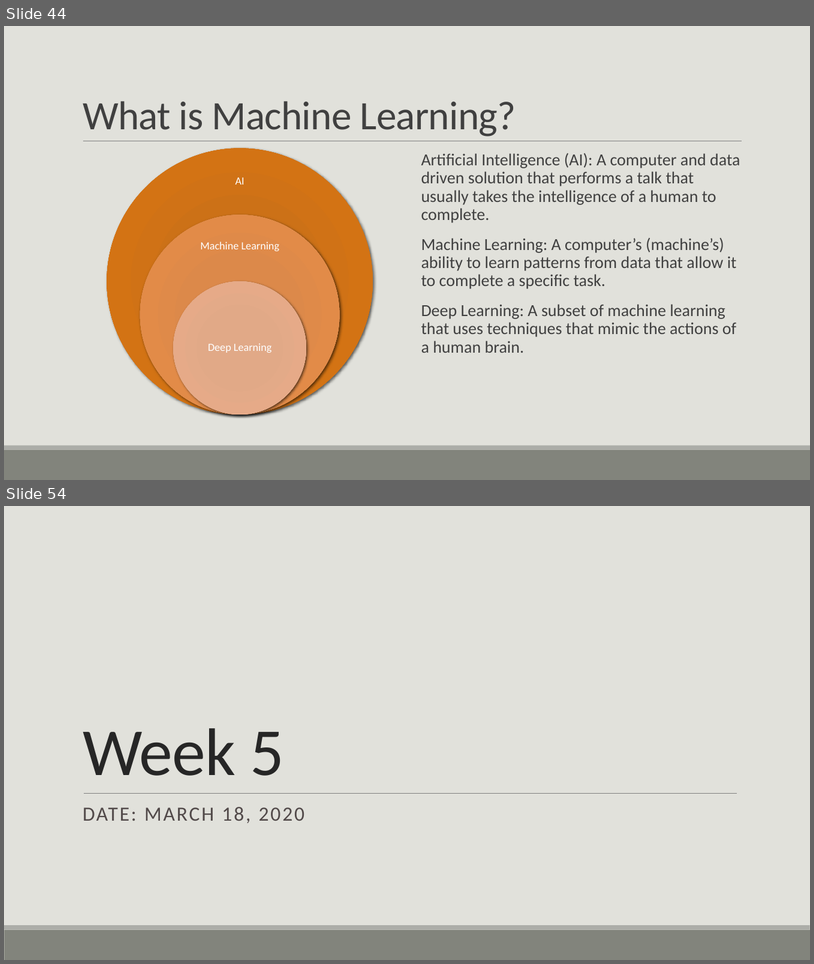
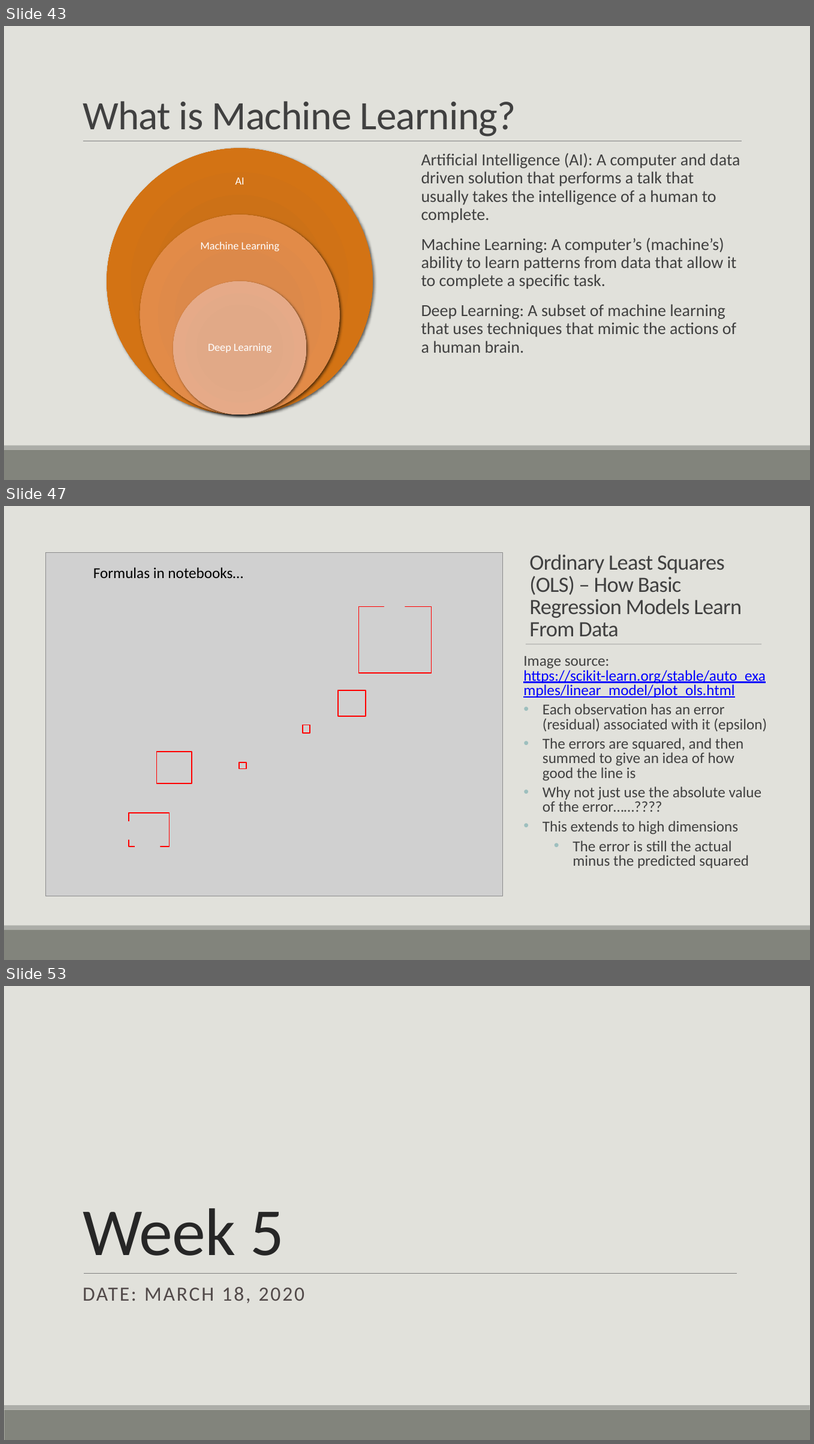
Before and after one commit to casey-whorton-waynestate/public-course-content, a slide deck: Wayne State Course.pptx. Shown one above the other, each under a label of ours: slides 44 and 54 before the commit, slides 43, 47 and 53 after it; the slides between them are not shown. The pictures are 814x964 and 814x1444 pixels, drawn with LibreOffice and Linux fonts; fonts in the diff are those of the drawing; grey boxes stand for pictures; background and template pictures are left out. Boxes give left, top, right and bottom in pixels: in the first picture for what was removed or moved away, otherwise in the second. Text is boxed around its words. In the diff, an @@ line names an element or a change of style, - is before the commit and + after.

```diff
--- a/Wayne State Course.pptx
+++ b/Wayne State Course.pptx
@@ slide 47 added at (4,506,810,960), background #E1E1DB @@
@@ rectangle added at (4,506,810,925), fill #E1E1DB @@
@@ picture added at (46,553,503,895) @@
@@ title added at (530,554,742,636), 26 pt, text #404040 @@
+Ordinary Least Squares (OLS) – How Basic Regression Models Learn From Data
@@ text added at (93,567,243,578), 18 pt, text #000000 @@
+Formulas in notebooks…
@@ rectangle added at (359,606,432,673), outline #FF0000 1.25 pt @@
@@ picture added at (384,602,405,621) @@
@@ line added from (526, 644) to (762, 644), #808080 0.5 pt @@
@@ text added at (524,656,767,868), 18 pt, text #404040 @@
+Image source: https://scikit-learn.org/stable/auto_examples/linear_model/plot_ols.html
+• Each observation has an error (residual) associated with it (epsilon)
+• The errors are squared, and then summed to give an idea of how good the line is
+• Why not just use the absolute value of the error……????
+• This extends to high dimensions
+  • The error is still the actual minus the predicted squared
@@ rectangle added at (339,691,366,717), outline #FF0000 1.25 pt @@
@@ rectangle added at (303,724,310,733), outline #FF0000 1.25 pt @@
@@ rectangle added at (156,751,192,783), outline #FF0000 1.25 pt @@
@@ rectangle added at (239,762,246,769), outline #FF0000 1.25 pt @@
@@ picture added at (108,821,134,840) @@
@@ rectangle added at (129,813,169,847), outline #FF0000 1.25 pt @@
@@ picture added at (135,842,160,860) @@
@@ rectangle added at (4,925,810,930), fill #ACADA8 @@
@@ rectangle added at (4,930,810,960), fill #82847C @@
@@ what was slide 44 is now slide 43 @@
@@ what was slide 54 is now slide 53 @@
```
Also in this commit, not shown: 11 slides changed, 5 other slides added, 7 slides removed.
